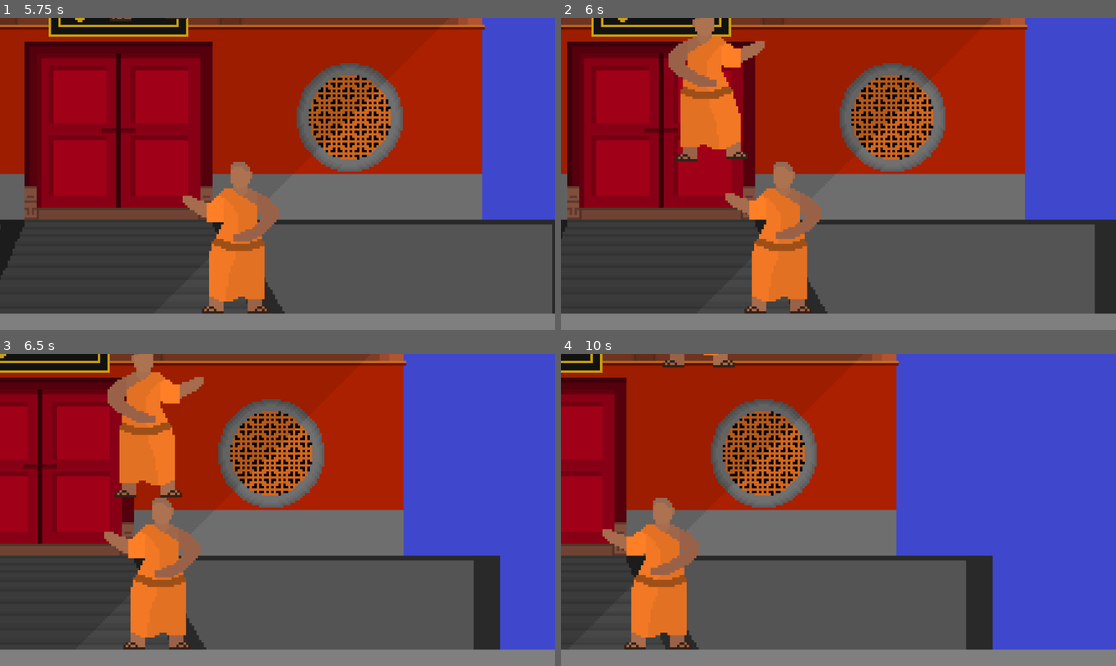
Above: before the commit, frames 1-4 (two rows, left to right).
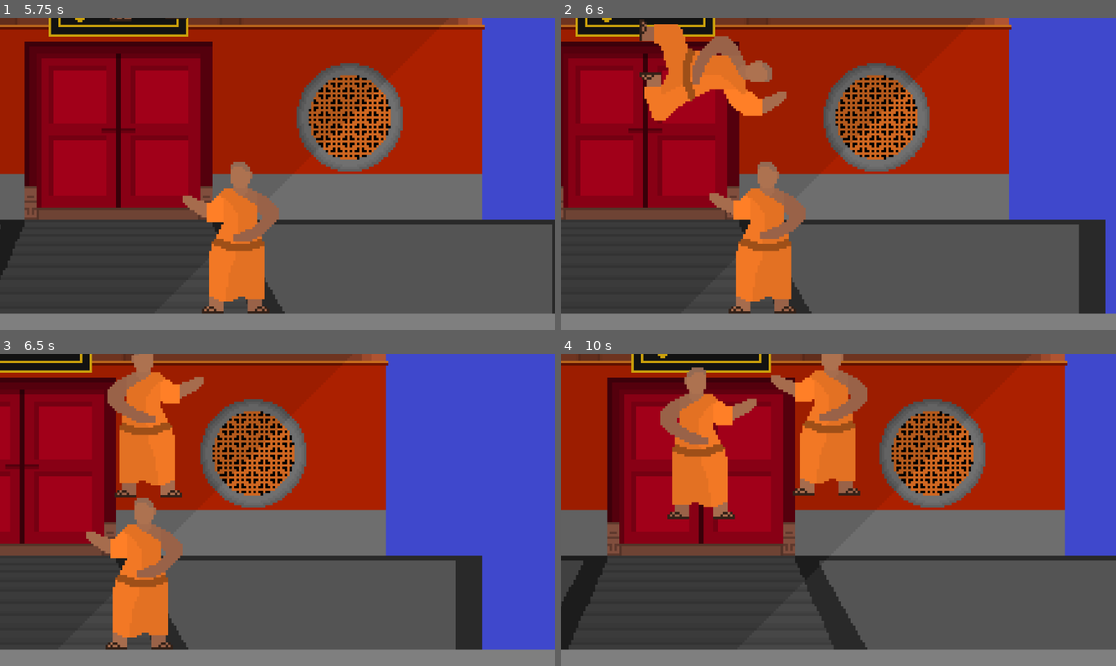
Above: after the commit, the same moments.

Repository: Patrick0704-eng/Fighting-Game-Cool
Game: Godot game, scene res://scenes/gui/main_menu.tscn
Two runs of this game, one before a commit and one after it. Both use one fixed random seed, a clock stepped at 60 frames per second and the inputs below.
Inputs (mouse positions are in pixels of both pictures, inside the frame that each line leads up to):
- Up to frame 1 (5.75 s): click (33, 33) at 0.5 s; hold D (right1) 1.28-2.78 s; tap Z (block1) at 1.35 s; tap W (up1) at 1.52, 2.27, 3.77, 4.52, 5.27 s; tap J (block2) at 2.1 s; hold A (left1) 2.78-3.53 s; tap Down (down2) at 2.85 s; hold D (right1) 3.53-5.03 s; tap X (high1) at 3.6 s; tap K (high2) at 4.35 s; hold A (left1) from 5.03 s (still down); tap Left (left2) at 5.1 s
- Up to frame 2 (6 s): release A (left1) at 5.78 s; hold D (right1) from 5.78 s (still down); tap C (low1) at 5.85 s
- Up to frame 3 (6.5 s): keep holding D (right1)
- Up to frame 4 (10 s): release D (right1) at 6.53 s; hold A (left1) 6.53-8.03 s; tap L (low2) at 6.6 s; tap W (up1) at 6.77, 7.52, 8.27, 9.77 s; tap Right (right2) at 7.35 s; hold D (right1) from 8.03 s (still down); tap V (unique1) at 8.1 s; tap , (unique2) at 8.85 s; tap Up (up2) at 9.6 s

Frame 1 is identical in both runs. In frame 2, 25% of the frame differs, in the area x 0-100%, y 0-95%; in frame 3, 18%; in frame 4, 67%.

Commit message:
Added body slam

Diff:
--- a/scenes/characters/hon.tscn
+++ b/scenes/characters/hon.tscn
@@ -8,6 +8,7 @@
 [ext_resource type="Texture2D" uid="uid://cpa8eg6vp7d6s" path="res://assets/characters/hon/normal/walk.png" id="5_8jic5"]
 [ext_resource type="Texture2D" uid="uid://b4ufhpyy4pkb2" path="res://assets/characters/hon/normal/jump_high.png" id="5_vm37b"]
 [ext_resource type="Texture2D" uid="uid://dx4mcjjquqbl7" path="res://assets/characters/hon/normal/low.png" id="6_g1aiq"]
+[ext_resource type="Texture2D" uid="uid://cpqcf5kef81x8" path="res://assets/characters/hon/normal/jump_low.png" id="6_pg5s5"]
 
 [sub_resource type="RectangleShape2D" id="RectangleShape2D_x5haf"]
 size = Vector2(46, 63)
@@ -86,6 +87,10 @@
 
 [sub_resource type="AtlasTexture" id="AtlasTexture_ef04o"]
 atlas = ExtResource("5_vm37b")
+region = Rect2(0, 0, 64, 64)
+
+[sub_resource type="AtlasTexture" id="AtlasTexture_prab7"]
+atlas = ExtResource("6_pg5s5")
 region = Rect2(0, 0, 64, 64)
 
 [sub_resource type="AtlasTexture" id="AtlasTexture_sxoxh"]
@@ -225,6 +230,14 @@
 }],
 "loop": true,
 "name": &"jump_high",
+"speed": 5.0
+}, {
+"frames": [{
+"duration": 1.0,
+"texture": SubResource("AtlasTexture_prab7")
+}],
+"loop": true,
+"name": &"jump_low",
 "speed": 5.0
 }, {
 "frames": [{
@@ -349,58 +362,6 @@
 "transitions": PackedFloat32Array(1),
 "update": 1,
 "values": [SubResource("RectangleShape2D_x5haf")]
-}
-
-[sub_resource type="Animation" id="Animation_f2ooi"]
-resource_name = "crouch_low"
-length = 0.9
-tracks/0/type = "value"
-tracks/0/imported = false
-tracks/0/enabled = true
-tracks/0/path = NodePath("animation_frames:animation")
-tracks/0/interp = 1
-tracks/0/loop_wrap = true
-tracks/0/keys = {
-"times": PackedFloat32Array(0),
-"transitions": PackedFloat32Array(1),
-"update": 1,
-"values": [&"crouch_low"]
-}
-tracks/1/type = "value"
-tracks/1/imported = false
-tracks/1/enabled = true
-tracks/1/path = NodePath("animation_frames:frame")
-tracks/1/interp = 1
-tracks/1/loop_wrap = true
-tracks/1/keys = {
-"times": PackedFloat32Array(0, 0.1, 0.2, 0.3, 0.4, 0.5, 0.6, 0.7, 0.8),
-"transitions": PackedFloat32Array(1, 1, 1, 1, 1, 1, 1, 1, 1),
-"update": 1,
-"values": [0, 1, 2, 3, 4, 5, 6, 7, 8]
-}
-tracks/2/type = "value"
-tracks/2/imported = false
-tracks/2/enabled = true
-tracks/2/path = NodePath("hit_box:position")
-tracks/2/interp = 1
-tracks/2/loop_wrap = true
-tracks/2/keys = {
-"times": PackedFloat32Array(0),
-"transitions": PackedFloat32Array(1),
-"update": 0,
-"values": [Vector2(-3, 3.5)]
-}
-tracks/3/type = "value"
-tracks/3/imported = false
-tracks/3/enabled = true
-tracks/3/path = NodePath("hit_box:scale")
-tracks/3/interp = 1
-tracks/3/loop_wrap = true
-tracks/3/keys = {
-"times": PackedFloat32Array(0),
-"transitions": PackedFloat32Array(1),
-"update": 0,
-"values": [Vector2(1.1, 0.9)]
 }
 
 [sub_resource type="Animation" id="Animation_ibmqa"]
@@ -431,6 +392,58 @@
 "transitions": PackedFloat32Array(1, 1, 1, 1),
 "update": 1,
 "values": [0, 1, 2, 3]
+}
+tracks/2/type = "value"
+tracks/2/imported = false
+tracks/2/enabled = true
+tracks/2/path = NodePath("hit_box:position")
+tracks/2/interp = 1
+tracks/2/loop_wrap = true
+tracks/2/keys = {
+"times": PackedFloat32Array(0),
+"transitions": PackedFloat32Array(1),
+"update": 0,
+"values": [Vector2(-3, 3.5)]
+}
+tracks/3/type = "value"
+tracks/3/imported = false
+tracks/3/enabled = true
+tracks/3/path = NodePath("hit_box:scale")
+tracks/3/interp = 1
+tracks/3/loop_wrap = true
+tracks/3/keys = {
+"times": PackedFloat32Array(0),
+"transitions": PackedFloat32Array(1),
+"update": 0,
+"values": [Vector2(1.1, 0.9)]
+}
+
+[sub_resource type="Animation" id="Animation_f2ooi"]
+resource_name = "crouch_low"
+length = 0.9
+tracks/0/type = "value"
+tracks/0/imported = false
+tracks/0/enabled = true
+tracks/0/path = NodePath("animation_frames:animation")
+tracks/0/interp = 1
+tracks/0/loop_wrap = true
+tracks/0/keys = {
+"times": PackedFloat32Array(0),
+"transitions": PackedFloat32Array(1),
+"update": 1,
+"values": [&"crouch_low"]
+}
+tracks/1/type = "value"
+tracks/1/imported = false
+tracks/1/enabled = true
+tracks/1/path = NodePath("animation_frames:frame")
+tracks/1/interp = 1
+tracks/1/loop_wrap = true
+tracks/1/keys = {
+"times": PackedFloat32Array(0, 0.1, 0.2, 0.3, 0.4, 0.5, 0.6, 0.7, 0.8),
+"transitions": PackedFloat32Array(1, 1, 1, 1, 1, 1, 1, 1, 1),
+"update": 1,
+"values": [0, 1, 2, 3, 4, 5, 6, 7, 8]
 }
 tracks/2/type = "value"
 tracks/2/imported = false
@@ -510,6 +523,71 @@
 "values": [Vector2(1.1, 0.9), Vector2(1.1, 0.9)]
 }
 
+[sub_resource type="Animation" id="Animation_e4wc2"]
+resource_name = "jump_high"
+length = 0.10001
+loop_mode = 1
+tracks/0/type = "value"
+tracks/0/imported = false
+tracks/0/enabled = true
+tracks/0/path = NodePath("animation_frames:animation")
+tracks/0/interp = 1
+tracks/0/loop_wrap = true
+tracks/0/keys = {
+"times": PackedFloat32Array(0),
+"transitions": PackedFloat32Array(1),
+"update": 1,
+"values": [&"jump_high"]
+}
+tracks/1/type = "value"
+tracks/1/imported = false
+tracks/1/enabled = true
+tracks/1/path = NodePath("animation_frames:frame")
+tracks/1/interp = 1
+tracks/1/loop_wrap = true
+tracks/1/keys = {
+"times": PackedFloat32Array(0),
+"transitions": PackedFloat32Array(1),
+"update": 1,
+"values": [0]
+}
+tracks/2/type = "value"
+tracks/2/imported = false
+tracks/2/enabled = true
+tracks/2/path = NodePath("hit_box:shape")
+tracks/2/interp = 1
+tracks/2/loop_wrap = true
+tracks/2/keys = {
+"times": PackedFloat32Array(0.1),
+"transitions": PackedFloat32Array(1),
+"update": 1,
+"values": [SubResource("RectangleShape2D_x5haf")]
+}
+tracks/3/type = "value"
+tracks/3/imported = false
+tracks/3/enabled = true
+tracks/3/path = NodePath("hit_box:position")
+tracks/3/interp = 1
+tracks/3/loop_wrap = true
+tracks/3/keys = {
+"times": PackedFloat32Array(0.1),
+"transitions": PackedFloat32Array(1),
+"update": 0,
+"values": [Vector2(4, 0.5)]
+}
+tracks/4/type = "value"
+tracks/4/imported = false
+tracks/4/enabled = true
+tracks/4/path = NodePath("hit_box:scale")
+tracks/4/interp = 1
+tracks/4/loop_wrap = true
+tracks/4/keys = {
+"times": PackedFloat32Array(0.1),
+"transitions": PackedFloat32Array(1),
+"update": 0,
+"values": [Vector2(1, 1)]
+}
+
 [sub_resource type="Animation" id="Animation_jifq8"]
 resource_name = "stand_idle"
 length = 0.8
@@ -563,6 +641,58 @@
 "values": [Vector2(1, 1)]
 }
 
+[sub_resource type="Animation" id="Animation_1o7br"]
+resource_name = "stand_low"
+length = 0.60001
+tracks/0/type = "value"
+tracks/0/imported = false
+tracks/0/enabled = true
+tracks/0/path = NodePath("animation_frames:animation")
+tracks/0/interp = 1
+tracks/0/loop_wrap = true
+tracks/0/keys = {
+"times": PackedFloat32Array(0),
+"transitions": PackedFloat32Array(1),
+"update": 1,
+"values": [&"stand_low"]
+}
+tracks/1/type = "value"
+tracks/1/imported = false
+tracks/1/enabled = true
+tracks/1/path = NodePath("animation_frames:frame")
+tracks/1/interp = 1
+tracks/1/loop_wrap = true
+tracks/1/keys = {
+"times": PackedFloat32Array(0, 0.1, 0.2, 0.3, 0.4, 0.5),
+"transitions": PackedFloat32Array(1, 1, 1, 1, 1, 1),
+"update": 1,
+"values": [0, 1, 2, 3, 4, 5]
+}
+tracks/2/type = "value"
+tracks/2/imported = false
+tracks/2/enabled = true
+tracks/2/path = NodePath("hit_box:position")
+tracks/2/interp = 1
+tracks/2/loop_wrap = true
+tracks/2/keys = {
+"times": PackedFloat32Array(0.1),
+"transitions": PackedFloat32Array(1),
+"update": 0,
+"values": [Vector2(4, 0.5)]
+}
+tracks/3/type = "value"
+tracks/3/imported = false
+tracks/3/enabled = true
+tracks/3/path = NodePath("hit_box:scale")
+tracks/3/interp = 1
+tracks/3/loop_wrap = true
+tracks/3/keys = {
+"times": PackedFloat32Array(0.1),
+"transitions": PackedFloat32Array(1),
+"update": 0,
+"values": [Vector2(1, 1)]
+}
+
 [sub_resource type="Animation" id="Animation_20hs5"]
 resource_name = "stand_walk"
 length = 0.5
@@ -615,60 +745,8 @@
 "values": [Vector2(1, 1), Vector2(1, 1)]
 }
 
-[sub_resource type="Animation" id="Animation_1o7br"]
-resource_name = "stand_low"
-length = 0.60001
-tracks/0/type = "value"
-tracks/0/imported = false
-tracks/0/enabled = true
-tracks/0/path = NodePath("animation_frames:animation")
-tracks/0/interp = 1
-tracks/0/loop_wrap = true
-tracks/0/keys = {
-"times": PackedFloat32Array(0),
-"transitions": PackedFloat32Array(1),
-"update": 1,
-"values": [&"stand_low"]
-}
-tracks/1/type = "value"
-tracks/1/imported = false
-tracks/1/enabled = true
-tracks/1/path = NodePath("animation_frames:frame")
-tracks/1/interp = 1
-tracks/1/loop_wrap = true
-tracks/1/keys = {
-"times": PackedFloat32Array(0, 0.1, 0.2, 0.3, 0.4, 0.5),
-"transitions": PackedFloat32Array(1, 1, 1, 1, 1, 1),
-"update": 1,
-"values": [0, 1, 2, 3, 4, 5]
-}
-tracks/2/type = "value"
-tracks/2/imported = false
-tracks/2/enabled = true
-tracks/2/path = NodePath("hit_box:position")
-tracks/2/interp = 1
-tracks/2/loop_wrap = true
-tracks/2/keys = {
-"times": PackedFloat32Array(0.1),
-"transitions": PackedFloat32Array(1),
-"update": 0,
-"values": [Vector2(4, 0.5)]
-}
-tracks/3/type = "value"
-tracks/3/imported = false
-tracks/3/enabled = true
-tracks/3/path = NodePath("hit_box:scale")
-tracks/3/interp = 1
-tracks/3/loop_wrap = true
-tracks/3/keys = {
-"times": PackedFloat32Array(0.1),
-"transitions": PackedFloat32Array(1),
-"update": 0,
-"values": [Vector2(1, 1)]
-}
-
-[sub_resource type="Animation" id="Animation_e4wc2"]
-resource_name = "jump_high"
+[sub_resource type="Animation" id="Animation_p8tpc"]
+resource_name = "jump_low"
 length = 0.10001
 loop_mode = 1
 tracks/0/type = "value"
@@ -681,7 +759,7 @@
 "times": PackedFloat32Array(0),
 "transitions": PackedFloat32Array(1),
 "update": 1,
-"values": [&"jump_high"]
+"values": [&"jump_low"]
 }
 tracks/1/type = "value"
 tracks/1/imported = false
@@ -698,26 +776,26 @@
 tracks/2/type = "value"
 tracks/2/imported = false
 tracks/2/enabled = true
-tracks/2/path = NodePath("hit_box:shape")
+tracks/2/path = NodePath("hit_box:position")
 tracks/2/interp = 1
 tracks/2/loop_wrap = true
 tracks/2/keys = {
-"times": PackedFloat32Array(0.1),
-"transitions": PackedFloat32Array(1),
-"update": 1,
-"values": [SubResource("RectangleShape2D_x5haf")]
+"times": PackedFloat32Array(0),
+"transitions": PackedFloat32Array(1),
+"update": 0,
+"values": [Vector2(4, 0.5)]
 }
 tracks/3/type = "value"
 tracks/3/imported = false
 tracks/3/enabled = true
-tracks/3/path = NodePath("hit_box:position")
+tracks/3/path = NodePath("hit_box:shape")
 tracks/3/interp = 1
 tracks/3/loop_wrap = true
 tracks/3/keys = {
-"times": PackedFloat32Array(0.1),
-"transitions": PackedFloat32Array(1),
-"update": 0,
-"values": [Vector2(4, 0.5)]
+"times": PackedFloat32Array(0),
+"transitions": PackedFloat32Array(1),
+"update": 1,
+"values": [SubResource("RectangleShape2D_x5haf")]
 }
 tracks/4/type = "value"
 tracks/4/imported = false
@@ -726,7 +804,7 @@
 tracks/4/interp = 1
 tracks/4/loop_wrap = true
 tracks/4/keys = {
-"times": PackedFloat32Array(0.1),
+"times": PackedFloat32Array(0),
 "transitions": PackedFloat32Array(1),
 "update": 0,
 "values": [Vector2(1, 1)]
@@ -739,6 +817,7 @@
 "crouch_low": SubResource("Animation_f2ooi"),
 "crouch_walk": SubResource("Animation_wfrci"),
 "jump_high": SubResource("Animation_e4wc2"),
+"jump_low": SubResource("Animation_p8tpc"),
 "stand_idle": SubResource("Animation_jifq8"),
 "stand_low": SubResource("Animation_1o7br"),
 "stand_walk": SubResource("Animation_20hs5")
--- a/scripts/characters/hon.gd
+++ b/scripts/characters/hon.gd
@@ -1,7 +1,8 @@
 extends CharacterBody2D
 
 #Define the hon's different speeds
-var flying_speed = 150.0
+var jump_high_speed = 150.0
+var jump_low_speed = 100.0
 var standing_speed = 50.0
 var crouching_speed = 25.0
 var jump_velocity = -350.0
@@ -30,7 +31,8 @@
 var is_attacking = false
 var is_walking = false
 var is_jumping = false
-var is_jump_high
+var is_jump_high = false
+var is_jump_low = false
 
 #Define a variable to see whether or not the player is flipped
 var is_flipped = false
@@ -67,6 +69,11 @@
 		is_attacking = true
 		is_jump_high = true
 		animation_player.play("jump_high")
+	#Check if the player can body slam, then plays the animation and sets fly kick variables to true
+	elif Input.is_action_just_pressed(low) and !is_on_floor() and !is_attacking:
+		is_attacking = true
+		is_jump_low = true
+		animation_player.play("jump_low")
 	#Check if player is trying and can standing low attack, then attacks
 	elif !is_crouching and Input.is_action_just_pressed(low) and is_on_floor() and !is_attacking:
 		is_attacking = true
@@ -113,11 +120,17 @@
 	elif is_jump_high:
 		is_attacking = false
 		is_jump_high = false
+	elif is_jump_low:
+		is_attacking = false
+		is_jump_low = false
 
 	#Changes the player's speed and is_crouching bool based on their state
 	if is_jump_high:
 		is_crouching = false
-		speed = flying_speed
+		speed = jump_high_speed
+	elif is_jump_low:
+		is_crouching = false
+		speed = jump_low_speed
 	elif Input.is_action_pressed(down) and is_on_floor() and !is_attacking:
 		is_crouching = true
 		speed = crouching_speed
@@ -134,7 +147,7 @@
 	#Handles horizontal movement
 	#Add acceleration over time when moving towards enemy to give aggressor the advantage
 	var direction = Input.get_axis(left, right)
-	if direction and !is_attacking or direction and is_jump_high:
+	if direction and !is_attacking or direction and is_jump_high or direction and is_jump_low:
 		velocity.x = direction * speed
 		is_walking = true
 	else:
Binary file added: assets/characters/hon/normal/jump.png
Not shown, added: assets/characters/hon/normal/jump.png.import
Binary file added: assets/characters/hon/normal/jump_low.png
Not shown, added: assets/characters/hon/normal/jump_low.png.import
Not shown: 1 places in scenes/characters/hon.tscn that only renumber resources
